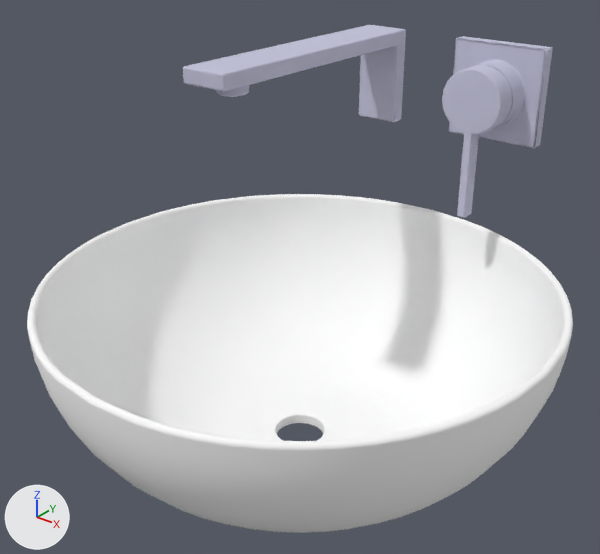
Before and after pictures for a commit that changed the glTF model demo/src/catalog/items/Salgar_Altiro/altiro.glb.
The view is the same before and after, from a camera (50 mm lens) standing at (0.542, -0.63, 0.414) and looking at (0.179, -0.177, 0.133). The lights are fixed; the arrows at lower left show +X, +Y and +Z. Where no turn or scale is listed for an object, it has been applied to the vertices.

The first picture shows 'altiro.001', 'grifo'.
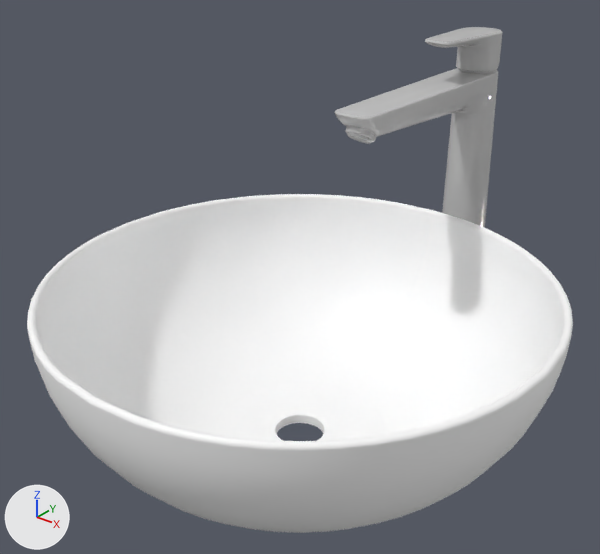
The newer file is also turned or shifted as a whole; pictures and numbers use the older file's frame.

Location of each change, [x1, y1, x2, y2] in pixels of the pictures (600 x 554 px):
'grifo', deleted: before [183, 25, 553, 218]
'grifo1.002', added: after [334, 27, 503, 228]

What the commit changed:
Material 'Cromado' (mat_cromado) changes colour from light grey #c4c4db to light grey #c8c8c8; in linear values from (0.549, 0.549, 0.706) to (0.576, 0.576, 0.576).
In material 'Cromado' (mat_cromado), roughness goes from 0.9 to 0.0214.
Material 'Porcelana' (mat_porcelana) is new.
Its base color is (1.0, 1.0, 1.0) (white #ffffff).
me_altiro_001 has 2288 vertices, 4576 faces and spans x 0.0..0.39, y -0.392..-0.002, z 0.0..0.14.
me_altiro_001 no longer uses material mat_porcelana_001 (white #ffffff).
me_altiro_001 now uses material mat_porcelana (white #ffffff).
Mesh me_grifo1_002 is new.
It has 1960 vertices, 3900 faces and spans x 0.173..0.218, y -0.22..0.0, z 0.0..0.292.
It uses material mat_cromado (light grey #c8c8c8).
Object 'grifo' (ob_grifo) is deleted.
Object 'grifo1.002' (ob_grifo1_002) is new; it shows me_grifo1_002.
Its location is (0.0, 0.08, 0.0).
